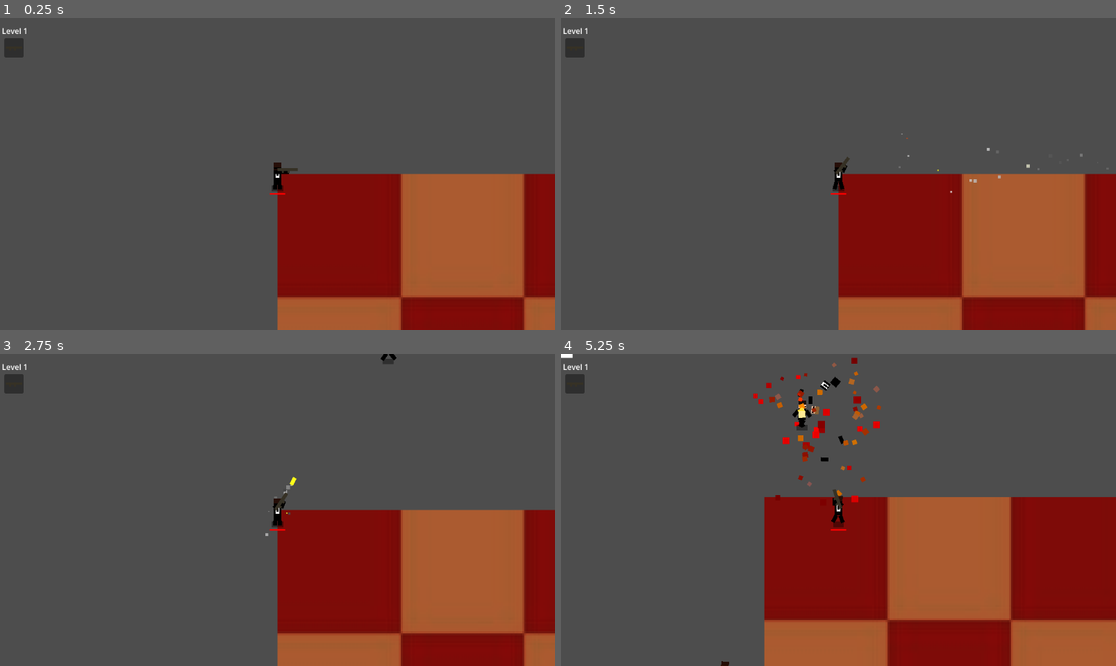
Above: before the commit, frames 1-4 (two rows, left to right).
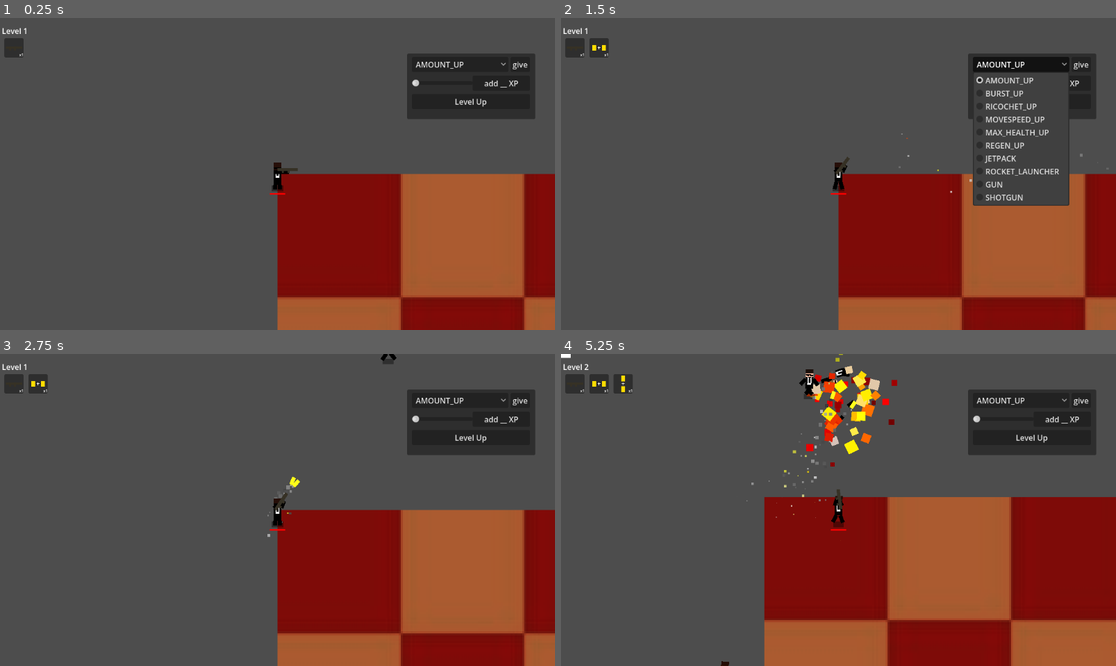
Above: after the commit, the same moments.

Repository: HarperNicholson/GAME-WHERE-YOU-RUN-AROUND-SHOOTING-PEOPLE
Game: Godot game, scene res://game.tscn
Same seed, same stepped clock (60 frames per second), same inputs: the game is played once before the commit and once after it. The engine's default icon, where the game draws it, is replaced by a stand-in: a white triangle on a blue panel in a dark square.
Inputs (mouse positions are in pixels of both pictures, inside the frame that each line leads up to):
- Up to frame 1 (0.25 s): no input
- Up to frame 2 (1.5 s): click (1082, 64) at 0.5 s, where only the run after the commit has a clickable "give"; click (1021, 64) at 1.25 s, where only the run after the commit has a clickable "AMOUNT_UP"
- Up to frame 3 (2.75 s): click (499, 419) at 2 s, where only the run after the commit has a clickable "add __ XP"
- Up to frame 4 (5.25 s): click (1032, 438) at 2.75 s, where only the run after the commit has a clickable "Level Up"; click (749, 559) at 3.52 s; move the mouse to (960, 494) at 4.27 s; press the mouse at (960, 494) at 4.28 s; hold Right (ui_right) 4.28-5.03 s; move the mouse to (727, 525) at 5.02 s; release the mouse at (727, 525) at 5.03 s; hold Down (ui_down) from 5.03 s (still down); tap Shift (sprint) at 5.1 s

The runs differ from the first frame. In frame 1, 4.7% of the frame differs, in the area x 3-97%, y 11-33%; in frame 2, 5.2%; in frame 3, 5.0%; in frame 4, 7.9%, in the area x 1-97%, y 0-53%.

Commit message:
debug menu. item pools and evolutions working

Diff:
--- a/civilian_class.gd
+++ b/civilian_class.gd
@@ -63,11 +63,28 @@
 	$EntityShadow.position.y *= 1.0 + size_mod
 	weapon_holding_radius *= 1.0 + size_mod
 
-func give_item(item : Global.ITEMS):
-	var item_instance = Global.item_scenes[item].instantiate()
-	item_instance.item_id = item
-	$SurvivorsUI/BaseLayer/Items.add_child(item_instance)
-	item_instance.given_to_player()
+func get_existing_item_node(item_id : Global.ITEMS, itemnodes : Array) -> Node:
+	for item in itemnodes:
+		if item.item_id == item_id:
+			return item
+
+	return null
+
+func give_item(new_item_id : Global.ITEMS):
+	var itemnodes = $SurvivorsUI/BaseLayer/Items.get_children()
+
+	var existing_item = get_existing_item_node(new_item_id, itemnodes)
+
+	if existing_item == null:
+		var item_instance = Global.item_scenes[new_item_id].instantiate()
+		item_instance.item_id = new_item_id
+		$SurvivorsUI/BaseLayer/Items.add_child(item_instance)
+		item_instance.given_to_player()
+	else:
+		existing_item.copies += 1
+		existing_item.given_to_player()
+
+	$SurvivorsUI/BaseLayer/Items._sort_children()
 
 func hit(dmg : float):
 	#EffectManager.play_sound_effect("hit")
--- /dev/null
+++ b/debug_menu.gd
@@ -0,0 +1,26 @@
+extends Control
+
+
+# Called when the node enters the scene tree for the first time.
+func _ready() -> void:
+	for item_name in Global.ITEMS.keys():
+		$Panel/OptionButton.add_item(item_name)
+
+func _on_give_button_pressed() -> void:
+	var selected_name = $Panel/OptionButton.get_item_text(
+		$Panel/OptionButton.selected
+	)
+
+	Global.player.give_item(Global.ITEMS[selected_name])
+
+
+func _on_xp_slider_value_changed(value: float) -> void:
+	$Panel/AddXPButton.text = "add " + str(value) + " XP"
+
+
+func _on_add_xp_button_pressed() -> void:
+	Global.player.award_xp($Panel/XPSlider.value)
+
+
+func _on_level_up_button_pressed() -> void:
+	Global.player.find_child("SurvivorsUI").level_up()
--- /dev/null
+++ b/debug_menu.tscn
@@ -0,0 +1,63 @@
+[gd_scene format=3 uid="uid://b7snommu75xav"]
+
+[ext_resource type="Script" uid="uid://3ejns15hlva2" path="res://debug_menu.gd" id="1_u3ugm"]
+
+[node name="DebugMenu" type="Control" unique_id=2026935832]
+layout_mode = 3
+anchors_preset = 0
+script = ExtResource("1_u3ugm")
+
+[node name="Panel" type="Panel" parent="." unique_id=1183719268]
+layout_mode = 0
+offset_left = -137.0
+offset_top = -40.0
+offset_right = 129.0
+offset_bottom = 96.0
+
+[node name="GiveButton" type="Button" parent="Panel" unique_id=666085914]
+layout_mode = 0
+offset_left = 215.0
+offset_top = 7.0
+offset_right = 255.0
+offset_bottom = 38.0
+focus_mode = 0
+text = "give"
+
+[node name="OptionButton" type="OptionButton" parent="Panel" unique_id=432385453]
+layout_mode = 0
+offset_left = 10.0
+offset_top = 7.0
+offset_right = 210.0
+offset_bottom = 38.0
+focus_mode = 0
+
+[node name="AddXPButton" type="Button" parent="Panel" unique_id=610891627]
+layout_mode = 0
+offset_left = 136.0
+offset_top = 46.0
+offset_right = 255.0
+offset_bottom = 77.0
+focus_mode = 0
+text = "add __ XP"
+
+[node name="LevelUpButton" type="Button" parent="Panel" unique_id=724949508]
+layout_mode = 0
+offset_left = 10.0
+offset_top = 84.0
+offset_right = 255.0
+offset_bottom = 115.0
+focus_mode = 0
+text = "Level Up"
+
+[node name="XPSlider" type="HSlider" parent="Panel" unique_id=1556115209]
+layout_mode = 0
+offset_left = 10.0
+offset_top = 46.0
+offset_right = 136.0
+offset_bottom = 77.0
+focus_mode = 0
+
+[connection signal="pressed" from="Panel/GiveButton" to="." method="_on_give_button_pressed"]
+[connection signal="pressed" from="Panel/AddXPButton" to="." method="_on_add_xp_button_pressed"]
+[connection signal="pressed" from="Panel/LevelUpButton" to="." method="_on_level_up_button_pressed"]
+[connection signal="value_changed" from="Panel/XPSlider" to="." method="_on_xp_slider_value_changed"]
--- a/game.gd
+++ b/game.gd
@@ -42,10 +42,9 @@
 
 func spawn_player():
 	#global_position = world_size / 2
-	#Global.player = playerinstance or wahtever
+	#instantiate and set player = instance etc
 	#but for now
-	Global.player = $GameObjects/RocketAgent
-	pass
+	Global.player = get_tree().get_first_node_in_group("Player")
 
 func spawn_object(object_instance):
 	$GameObjects.add_child(object_instance)
--- a/global.gd
+++ b/global.gd
@@ -2,6 +2,9 @@
 
 var weapon_crate_scene : PackedScene = preload("res://weapon_crate.tscn")
 
+#######
+var debug : bool = true #DISABLE THIS ON BUILD
+#######
 
 var paused : bool = false
 var levelup_options : int = 3
@@ -76,13 +79,12 @@
 
 	var player_item_nodes = player.find_child("SurvivorsUI").find_child("Items").get_children()
 
-	#for item_node in player_item_nodes:
-		#var item_id_and_copies : Array = []
-		#item_id_and_copies.append(item_node.item_id)
-		#item_id_and_copies.append(item_node.copies)
-		#player_items.append(item_id_and_copies)
+	print(".")
 
 	var player_level_nines : Array = []
+
+	var owned_weapons : Array = []
+	var owned_passives : Array = []
 
 	var player_passives : int = 0
 	var player_weapons : int = 0
@@ -91,24 +93,30 @@
 		var item_id = item_node.item_id
 		var item_copies = item_node.copies
 
+		print(item_id)
 
 
-		if item_id in PASSIVES_POOL: player_passives += 1
-		if item_id in WEAPONS_POOL: player_weapons += 1
+		if item_id in PASSIVES_POOL:
+			player_passives += 1
+			owned_passives.append(item_id)
+
+		if item_id in WEAPONS_POOL:
+			player_weapons += 1
+			owned_weapons.append(item_id)
+
 
 		if player_weapons >= 6:
 			for weapon in WEAPONS_POOL:
-				if result.has(weapon):
+				if !owned_weapons.has(weapon) and result.has(weapon):
 					result.remove_at(result.find(weapon))
-			#remove all weapons from result
+
 
 		if player_passives >= 6:
 			for passive in PASSIVES_POOL:
-				if result.has(passive):
+				if !owned_passives.has(passive) and result.has(passive):
 					result.remove_at(result.find(passive))
-			#remove all passives from result
 
-		if item_copies == 9:
+		if item_copies >= 9:
 			#mark as ingredient ready
 			player_level_nines.append(item_id)
 			if result.has(item_id):
@@ -125,10 +133,12 @@
 				break
 
 		if player_has_evo:
-			result.remove_at(result.find(evo))
+			if result.has(evo):
+				result.remove_at(result.find(evo))
 
 		elif player_level_nines.has(evolutions[evo]["weapon"]) \
-		and player_level_nines.has(evolutions[evo]["passive"]):
+		or player_level_nines.has(evolutions[evo]["passive"]):
+			print("EVOLUTION AVAILABLE:", evo)
 			continue
 
 		elif result.has(evo):
--- a/item_stacker.gd
+++ b/item_stacker.gd
@@ -1,14 +1,5 @@
 extends GridContainer
 
-func _on_child_entered_tree(node: Node) -> void:
-	for child in get_children():
-		if node != child:
-			if node.item_id == child.item_id:
-				node.hide()
-				child.copies += 1
-				child.find_child("Label").text = "x" + str(child.copies)
-				_sort_children()
-				break
 
 func _sort_children():
 	var children = get_children()
@@ -16,5 +7,8 @@
 		return a.copies > b.copies
 	)
 
+	for child in children:
+		child.find_child("Label").text = "x" + str(child.copies)
+
 	for i in children.size():
 		move_child(children[i], i)
--- a/level_options.gd
+++ b/level_options.gd
@@ -35,7 +35,9 @@
 		$LevelUpOptions.add_child(option)
 
 
-
+	if available_items.size() <= 0:
+		levelups = 0
+		hide()
 
 
 	$"LevelUpButtons/Control/0".grab_focus()
--- a/playable/agents/jetpack_agent.tscn
+++ b/playable/agents/jetpack_agent.tscn
@@ -4,7 +4,6 @@
 [ext_resource type="PackedScene" uid="uid://b8w5pgk0e78k0" path="res://player_camera_2d.tscn" id="2_k20p8"]
 [ext_resource type="PackedScene" uid="uid://ctnxymgw58y7u" path="res://civilian_body.tscn" id="3_qhsgw"]
 [ext_resource type="Script" uid="uid://diwjwmjc66ghv" path="res://player_controller.gd" id="4_56ntj"]
-[ext_resource type="PackedScene" uid="uid://fatpaf6ch1e3" path="res://evolutions/jetpack.tscn" id="6_mv3a4"]
 [ext_resource type="PackedScene" uid="uid://db8xc3vmn7lh8" path="res://playable/agents/survivors_ui.tscn" id="6_s226k"]
 
 [sub_resource type="CanvasTexture" id="CanvasTexture_q2tsy"]
@@ -35,7 +34,7 @@
 starting_items = Array[int]([6])
 controller = NodePath("PlayerController")
 playercam = NodePath("PlayerCamera2D")
-speed = 185.0
+speed = 200.0
 
 [node name="PlayerCamera2D" parent="." unique_id=1503368257 instance=ExtResource("2_k20p8")]
 
@@ -47,8 +46,6 @@
 
 [node name="CivilianBody" parent="." unique_id=1593687168 instance=ExtResource("3_qhsgw")]
 type = 1
-
-[node name="Jetpack" parent="CivilianBody" unique_id=1301511203 instance=ExtResource("6_mv3a4")]
 
 [node name="CollisionShape2D" type="CollisionShape2D" parent="." unique_id=81884564]
 shape = SubResource("CircleShape2D_q2tsy")
--- a/playable/agents/survivors_ui.tscn
+++ b/playable/agents/survivors_ui.tscn
@@ -3,6 +3,7 @@
 [ext_resource type="Script" uid="uid://dtlgrjbthlk85" path="res://survivorsUI.gd" id="1_3nh1f"]
 [ext_resource type="Script" uid="uid://c26h5hax6usk0" path="res://level_options.gd" id="2_lgh0a"]
 [ext_resource type="Script" uid="uid://db2t2p057r52k" path="res://item_stacker.gd" id="2_wful3"]
+[ext_resource type="PackedScene" uid="uid://b7snommu75xav" path="res://debug_menu.tscn" id="2_xeklm"]
 
 [sub_resource type="StyleBoxEmpty" id="StyleBoxEmpty_wwd38"]
 
@@ -49,6 +50,12 @@
 script = ExtResource("1_3nh1f")
 
 [node name="BaseLayer" type="CanvasLayer" parent="." unique_id=444460457]
+
+[node name="DebugMenu" parent="BaseLayer" unique_id=2026935832 instance=ExtResource("2_xeklm")]
+offset_left = 982.0
+offset_top = 114.0
+offset_right = 982.0
+offset_bottom = 114.0
 
 [node name="XPMeter" type="ProgressBar" parent="BaseLayer" unique_id=644689042]
 offset_right = 288.0
@@ -187,7 +194,6 @@
 [node name="BonusLoot" type="CanvasLayer" parent="." unique_id=879837510]
 layer = 11
 
-[connection signal="child_entered_tree" from="BaseLayer/Items" to="BaseLayer/Items" method="_on_child_entered_tree"]
 [connection signal="pressed" from="LevelUpLayer/LevelUpButtons/Control/0" to="LevelUpLayer" method="selected" flags=18]
 [connection signal="pressed" from="LevelUpLayer/LevelUpButtons/Control2/1" to="LevelUpLayer" method="selected" flags=18]
 [connection signal="pressed" from="LevelUpLayer/LevelUpButtons/Control3/2" to="LevelUpLayer" method="selected" flags=18]
--- a/survivorsUI.gd
+++ b/survivorsUI.gd
@@ -7,6 +7,7 @@
 var level : int = 1
 
 func _ready() -> void:
+	$BaseLayer/DebugMenu.visible = Global.debug
 	$LevelUpLayer.hide()
 	$BonusLoot.hide()
 	$LevelUpLayer.call_deferred("refresh")
--- a/upgrades/gun_item.gd
+++ b/upgrades/gun_item.gd
@@ -1,7 +1,20 @@
 extends Item
 
 func given_to_player():
+	match copies:
+		1: pass # unique stats for each levelup
+
+	print("GUN LEVEL " + str(copies))
+
 	var player = get_tree().get_first_node_in_group("Player")
+
+	for item in player.get_children():
+		if item.name == "Gun":
+			print("RETURNING")
+			return
+
 	var weapon_instance = load("res://weapons/gun.tscn").instantiate()
 	player.add_child(weapon_instance)
-	if player.weapon == null: player.weapon = weapon_instance
+
+	if player.weapon == null:
+		player.weapon = weapon_instance
--- a/upgrades/jetpack_item.gd
+++ b/upgrades/jetpack_item.gd
@@ -6,5 +6,8 @@
 func given_to_player():
 	get_tree().get_first_node_in_group("Player").speed += 15.0 #should be 200.0 as jetpack acts as final movespeed up
 
+	for i in 10:
+		Global.player.give_item(Global.ITEMS.MOVESPEED_UP)
+
 	#give player jetpack physical item
 	get_tree().get_first_node_in_group("Player").find_child("CivilianBody").add_child(load("res://evolutions/jetpack.tscn").instantiate())
--- a/upgrades/movespeed_up.gd
+++ b/upgrades/movespeed_up.gd
@@ -1,4 +1,5 @@
 extends Item
 
 func given_to_player():
-	get_tree().get_first_node_in_group("Player").speed += 15.0
+	if copies <= 10:
+		Global.player.speed += 15.0
--- a/upgrades/rocket_launcher_item.gd
+++ b/upgrades/rocket_launcher_item.gd
@@ -1,7 +1,20 @@
 extends Item
 
 func given_to_player():
+	match copies:
+		1: pass # unique stats for each levelup
+
+	print("ROCKET LEVEL " + str(copies))
+
 	var player = get_tree().get_first_node_in_group("Player")
+
+	for item in player.get_children():
+		if item.name == "RocketLauncher":
+			print("RETURNING")
+			return
+
 	var weapon_instance = load("res://weapons/rocket_launcher.tscn").instantiate()
 	player.add_child(weapon_instance)
-	if player.weapon == null: player.weapon = weapon_instance
+
+	if player.weapon == null:
+		player.weapon = weapon_instance
--- a/upgrades/shotgun_item.gd
+++ b/upgrades/shotgun_item.gd
@@ -1,7 +1,20 @@
 extends Item
 
 func given_to_player():
+	match copies:
+		1: pass # unique stats for each levelup
+
+	print("SHOTGUN LEVEL " + str(copies))
+
 	var player = get_tree().get_first_node_in_group("Player")
+
+	for item in player.get_children():
+		if item.name == "Shotgun":
+			print("RETURNING")
+			return
+
 	var weapon_instance = load("res://weapons/shotgun.tscn").instantiate()
 	player.add_child(weapon_instance)
-	if player.weapon == null: player.weapon = weapon_instance
+
+	if player.weapon == null:
+		player.weapon = weapon_instance
Not shown, added: debug_menu.gd.uid
Not shown, changed: readme.txt
